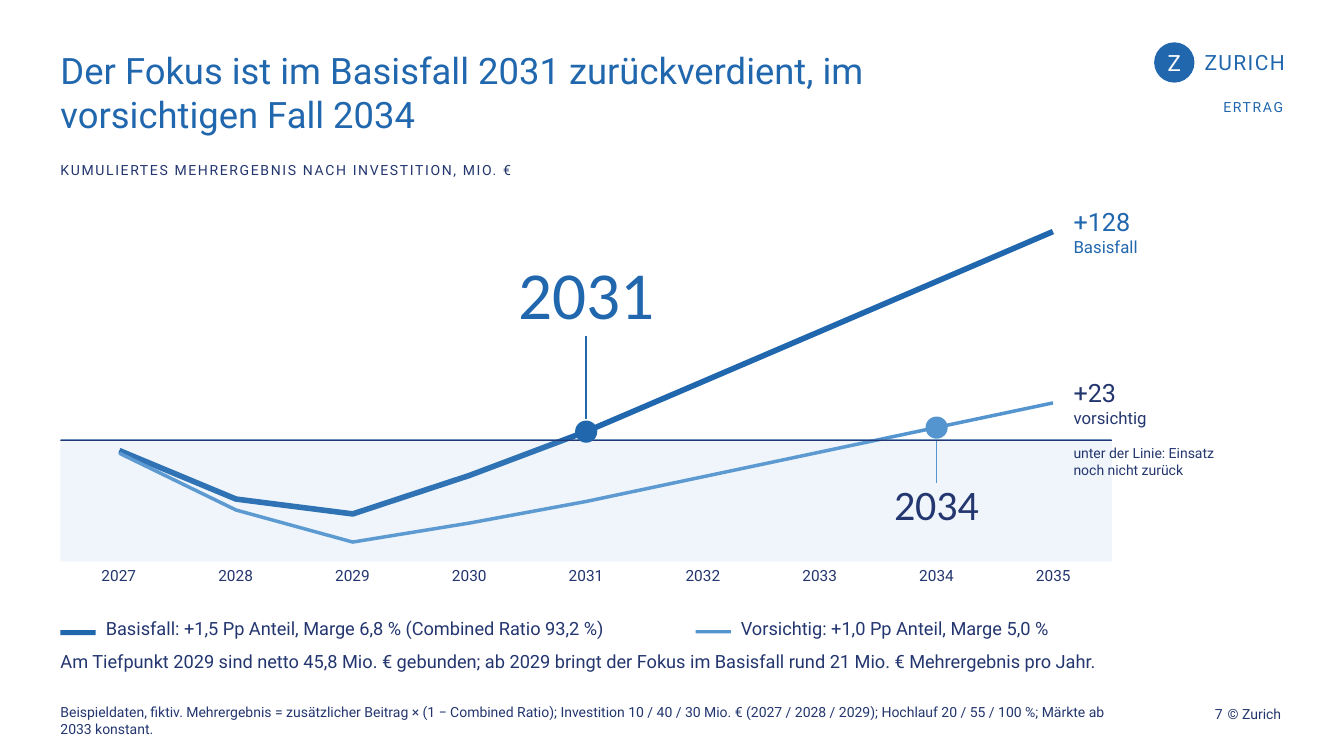
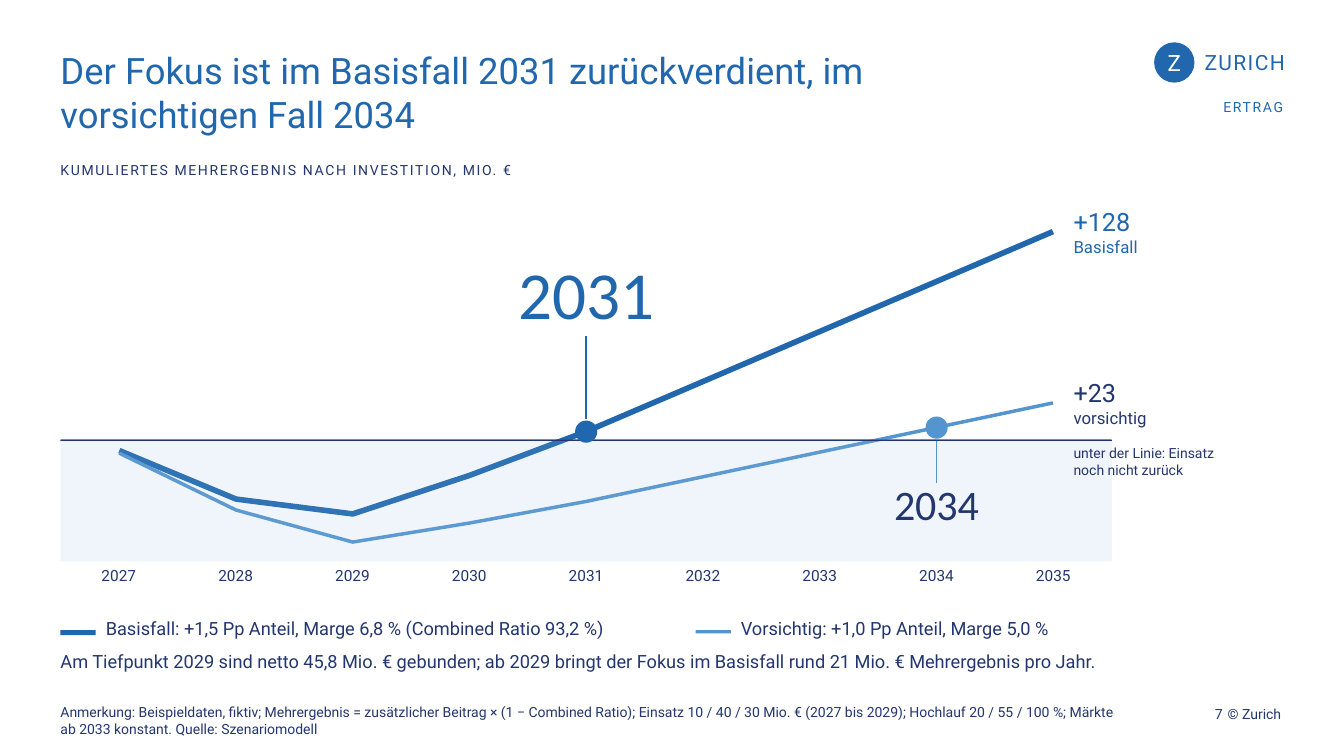
Before and after one commit to blipertom-pixel/Claude, a slide deck: slide 7 of zurich_nachbau/deck_marktfokus_v5/Marktfokus_v5.pptx. Drawn at 1344x756 pixels with LibreOffice and Linux fonts; fonts in the diff are those of the drawing. Boxes give left, top, right and bottom in pixels: in the first picture for what was removed or moved away, otherwise in the second. Text is boxed around its words. In the diff, an @@ line names an element or a change of style, - is before the commit and + after.

```diff
--- a/zurich_nachbau/deck_marktfokus_v5/Marktfokus_v5.pptx
+++ b/zurich_nachbau/deck_marktfokus_v5/Marktfokus_v5.pptx
@@ text at (60, 706, 1114, 736): text changed @@
-Beispieldaten, fiktiv. Mehrergebnis = zusätzlicher Beitrag × (1 − Combined Ratio); Investition 10 / 40 / 30 Mio. € (2027 / 2028 / 2029); Hochlauf 20 / 55 / 100 %; Märkte ab 2033 konstant.
+Anmerkung: Beispieldaten, fiktiv; Mehrergebnis = zusätzlicher Beitrag × (1 − Combined Ratio); Einsatz 10 / 40 / 30 Mio. € (2027 bis 2029); Hochlauf 20 / 55 / 100 %; Märkte ab 2033 konstant. Quelle: Szenariomodell
```
Also in this commit, not shown: 9 other slides changed, 1 slide added, 18 other files.
